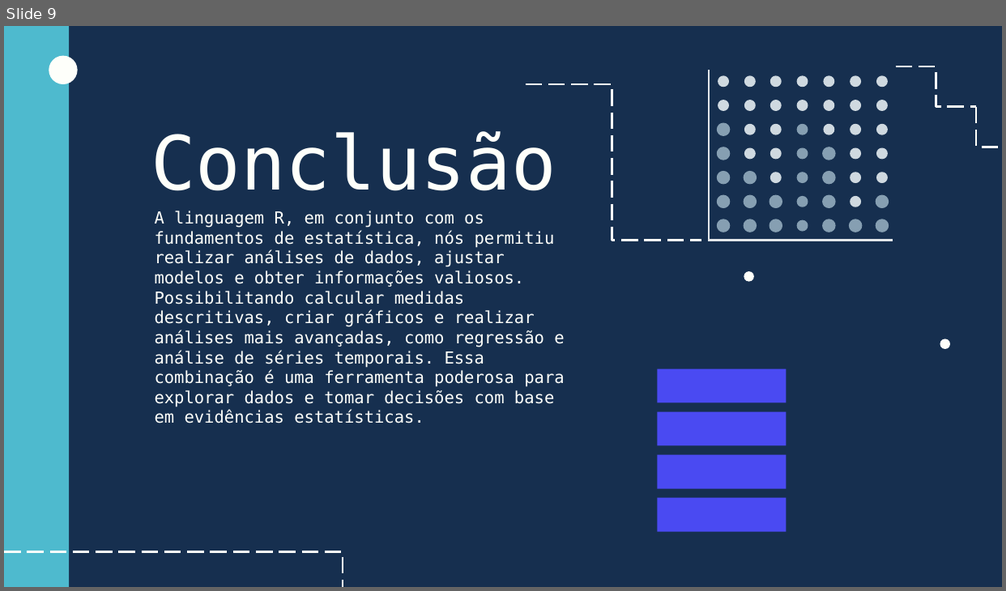
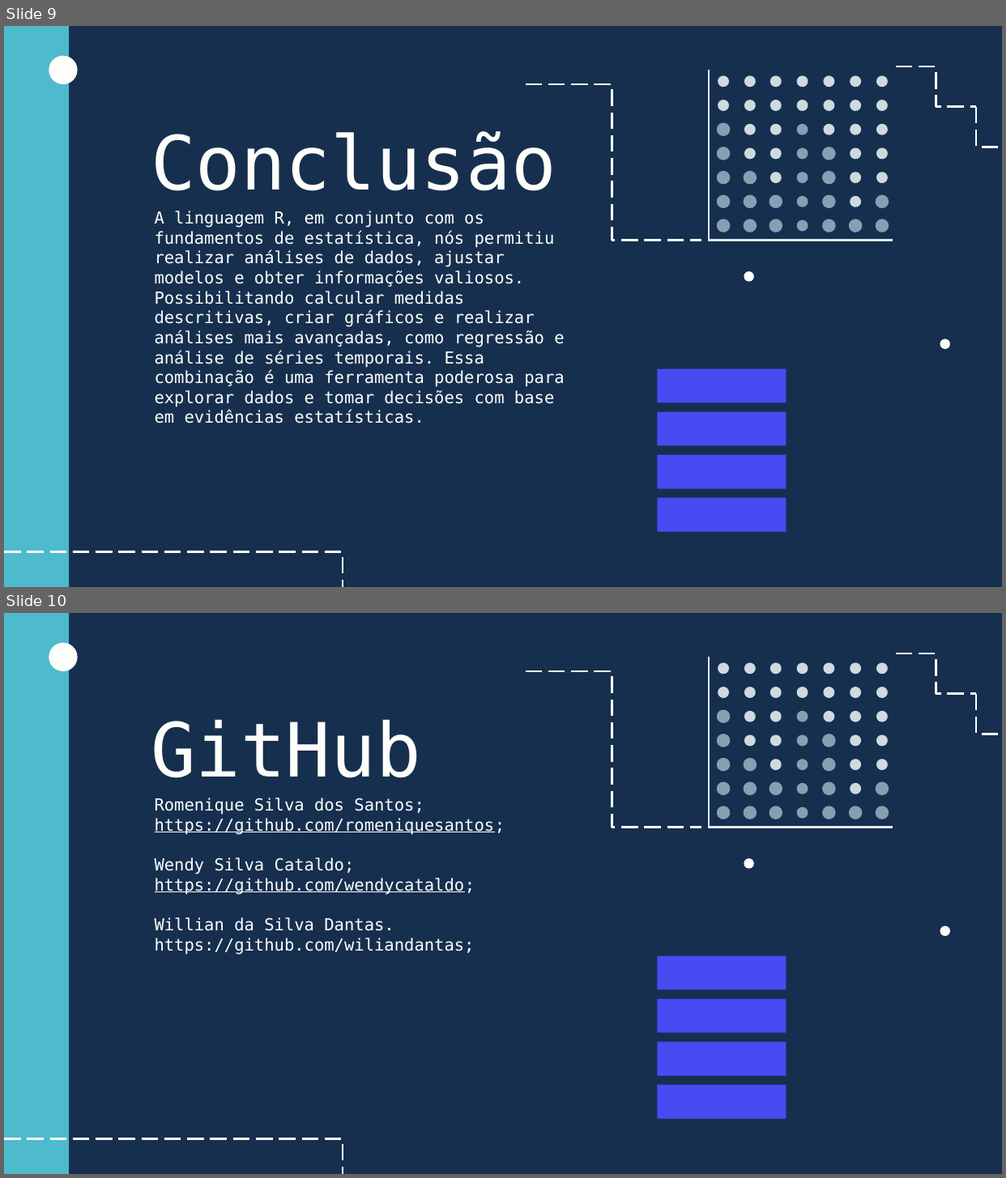
Before and after one commit to romeniquesantos/Trabalho_Linguagem_R, a slide deck: Apresentação .pptx. Shown one above the other, each under a label of ours: slide 9 before the commit, slides 9 and 10 after it. The pictures are 1006x591 and 1006x1178 pixels, drawn with LibreOffice and Linux fonts; fonts in the diff are those of the drawing. Boxes give left, top, right and bottom in pixels: in the first picture for what was removed or moved away, otherwise in the second. Text is boxed around its words. In the diff, an @@ line names an element or a change of style, - is before the commit and + after.

```diff
--- a/Apresentação .pptx
+++ b/Apresentação .pptx
@@ slide 10 added at box(4, 613, 1002, 1174), background #162F4F; not listed: 6 template elements that a slide beside it also shows @@
@@ elbow line added from (525, 672) to (701, 828), #FEFFFA 1.5 pt dashed @@
@@ text added at box(151, 719, 421, 778), 54 pt, text #FEFFFA @@
+GitHub
@@ text added at box(155, 798, 505, 955), 12 pt, text #FEFFFA @@
+Romenique Silva dos Santos;
+https://github.com/romeniquesantos;
+Wendy Silva Cataldo;
+https://github.com/wendycataldo;
+Willian da Silva Dantas.
+https://github.com/wiliandantas;
@@ group added at box(708, 657, 893, 828): 49 freeform shapes, 2 lines @@
@@ ellipse added at box(744, 858, 753, 868), fill #FEFFFA @@
@@ rectangle added at box(658, 956, 786, 990), fill #4A4AF2 @@
@@ rectangle added at box(658, 999, 786, 1033), fill #4A4AF2 @@
@@ rectangle added at box(658, 1042, 786, 1076), fill #4A4AF2 @@
@@ rectangle added at box(658, 1085, 786, 1119), fill #4A4AF2 @@
```
Also in this commit, not shown: 1 other file.
